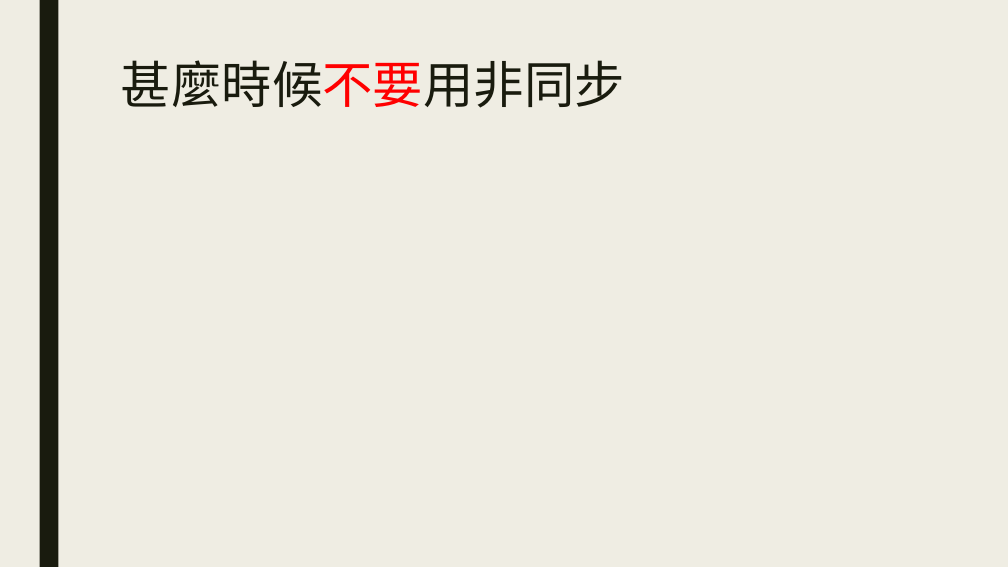
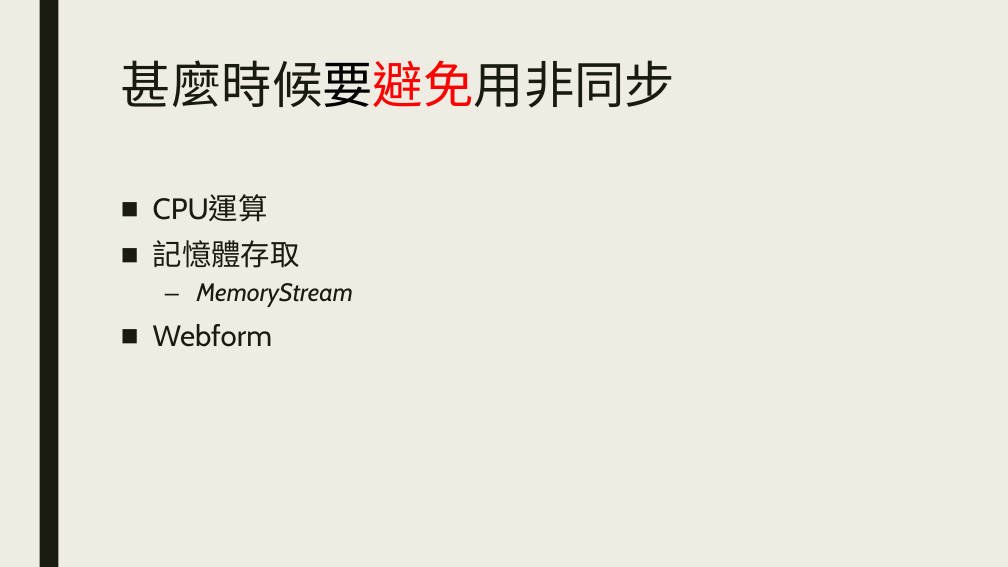
Before and after one commit to ryans610/.NET-Async-Basic, a slide deck: slide 20 of .NET非同步入門.pptx. Drawn at 1008x567 pixels with LibreOffice and Linux fonts; fonts in the diff are those of the drawing. Boxes give left, top, right and bottom in pixels: in the first picture for what was removed or moved away, otherwise in the second. Text is boxed around its words. In the diff, an @@ line names an element or a change of style, - is before the commit and + after.

```diff
--- a/.NET非同步入門.pptx
+++ b/.NET非同步入門.pptx
@@ title at <box>121,60,675,108</box>: text changed @@
-甚麼時候不要用非同步
+甚麼時候要避免用非同步
@@ text added at <box>153,194,354,347</box>, 28 pt, text #191B0E @@
+■ CPU運算
+■ 記憶體存取
+  – MemoryStream
+■ Webform
```
Also in this commit, not shown: 1 other slide changed, 1 slide removed.
